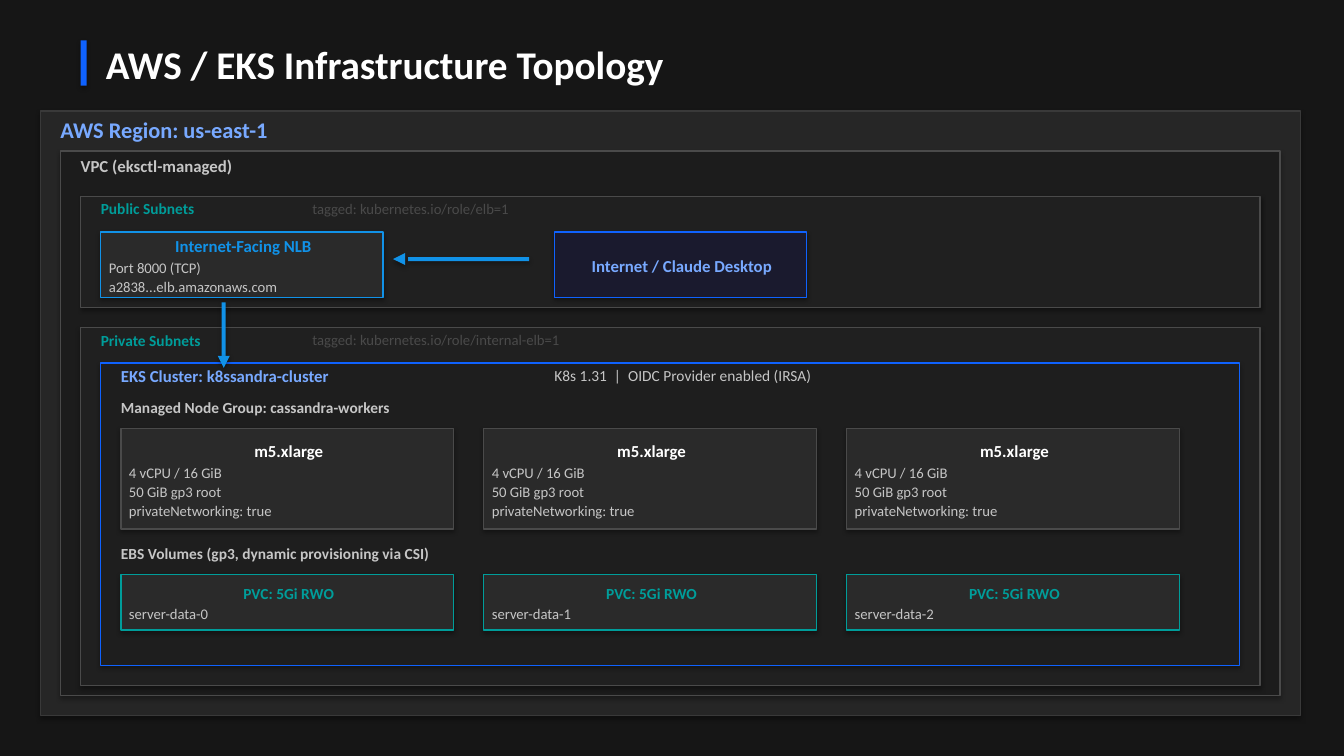
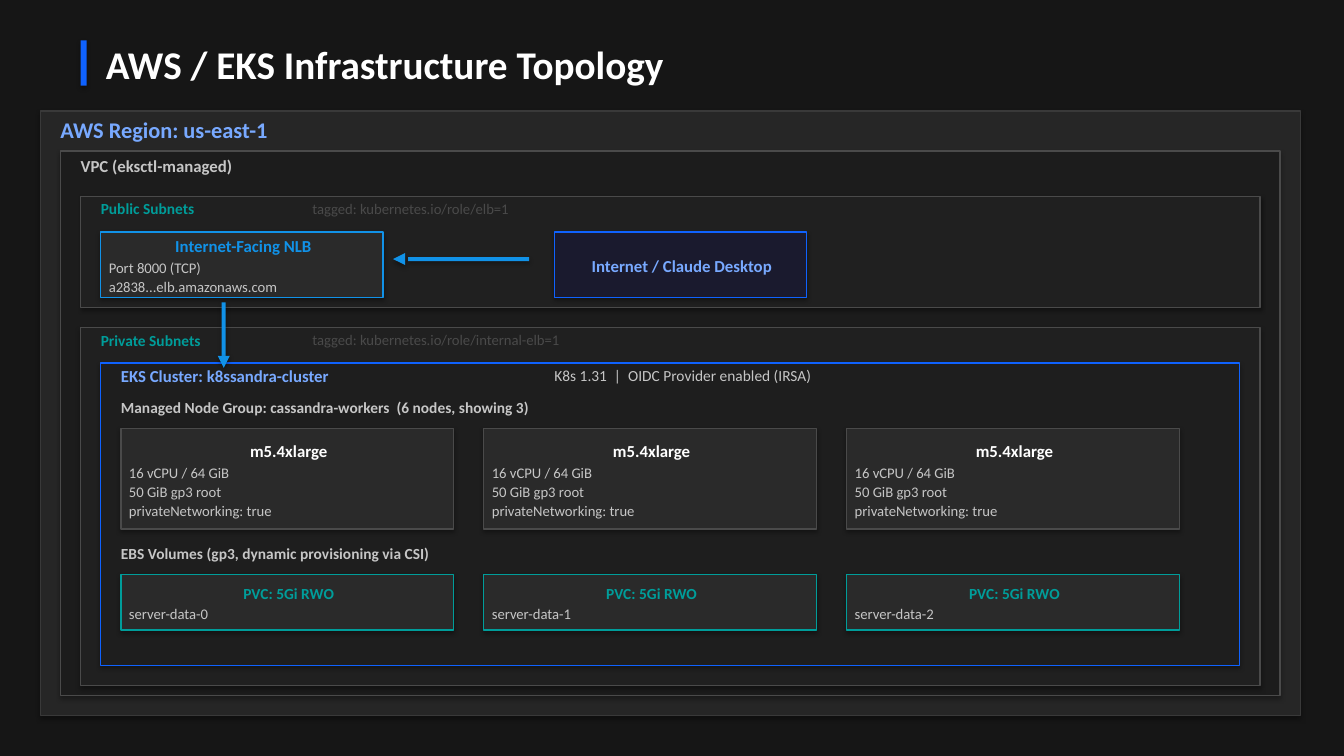
Before and after one commit to jamesc127/k8ssandra-mcp-workshop, a slide deck: slide 3 of k8ssandra-reference-architecture.pptx (slide 2 before the commit). Drawn at 1344x756 pixels with LibreOffice and Linux fonts; fonts in the diff are those of the drawing. Boxes give left, top, right and bottom in pixels: in the first picture for what was removed or moved away, otherwise in the second. Text is boxed around its words. In the diff, an @@ line names an element or a change of style, - is before the commit and + after.

```diff
--- a/k8ssandra-reference-architecture.pptx
+++ b/k8ssandra-reference-architecture.pptx
@@ text at bbox=[121, 402, 529, 416]: text changed @@
-Managed Node Group: cassandra-workers
+Managed Node Group: cassandra-workers (6 nodes, showing 3)
@@ text in rectangle at bbox=[129, 445, 327, 478]: text changed @@
-m5.xlarge
-4 vCPU / 16 GiB
+m5.4xlarge
+16 vCPU / 64 GiB
@@ text in rectangle at bbox=[492, 445, 690, 478]: text changed @@
-m5.xlarge
-4 vCPU / 16 GiB
+m5.4xlarge
+16 vCPU / 64 GiB
@@ text in rectangle at bbox=[855, 445, 1053, 478]: text changed @@
-m5.xlarge
-4 vCPU / 16 GiB
+m5.4xlarge
+16 vCPU / 64 GiB
```
Also in this commit, not shown: 3 other slides changed, 3 slides added, 1 other file.
